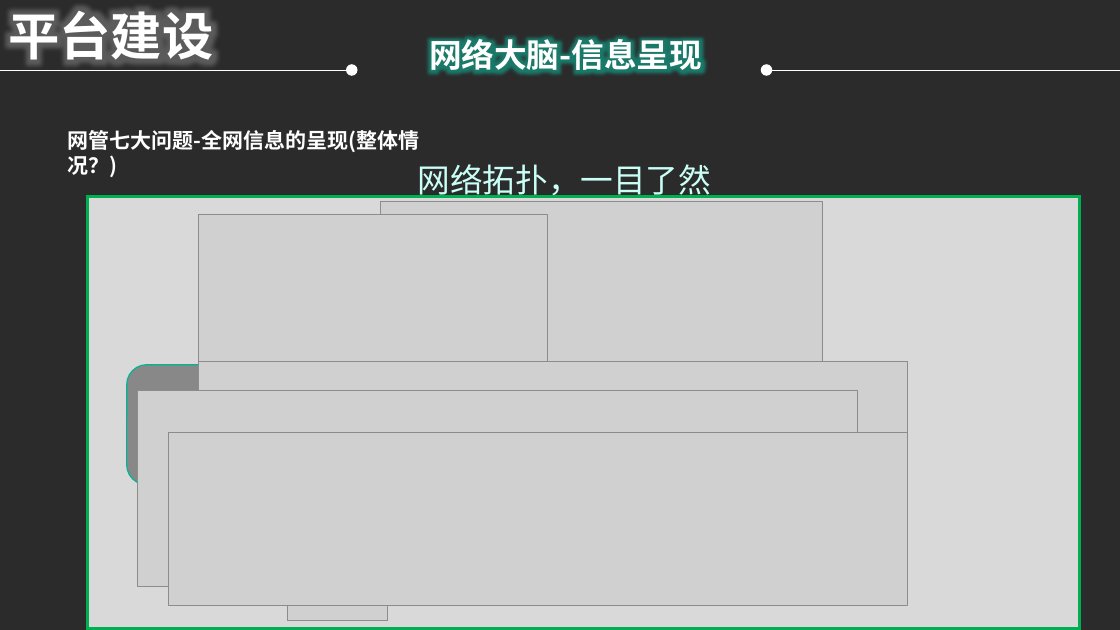
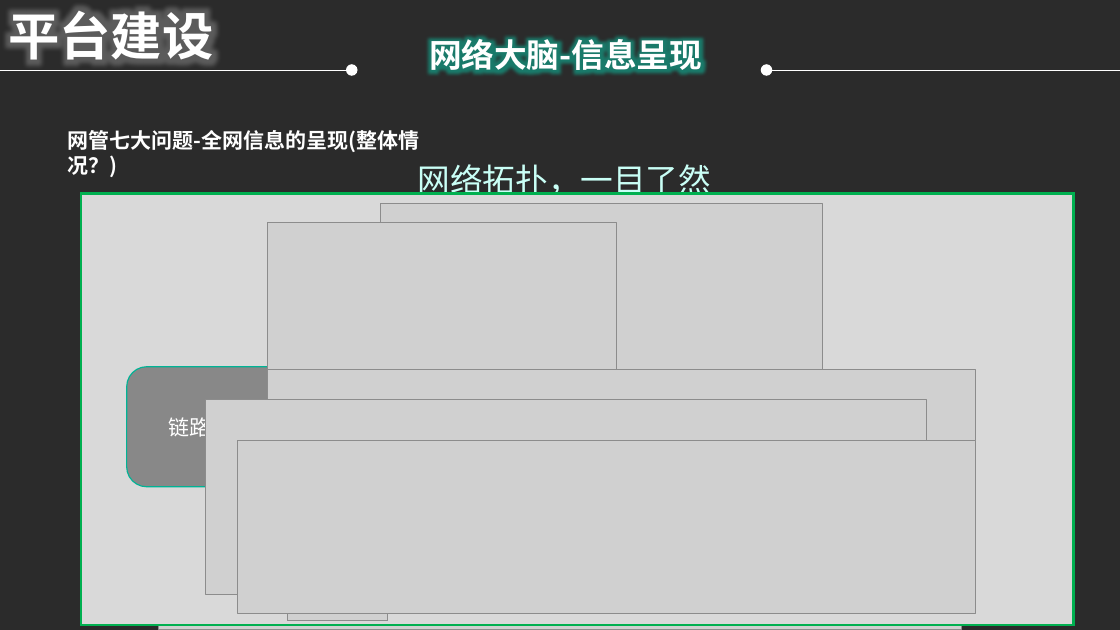
Before and after one commit to WeakX/ZHCM, a slide deck: slide 16 of PPT/(2018.04.08)基于大数据的智慧网络运维平台.pptx (slide 15 before the commit). Drawn at 1120x630 pixels with LibreOffice and Linux fonts; fonts in the diff are those of the drawing; grey boxes stand for pictures; background and template pictures are left out; a plain dark background stands for a picture behind light text. Boxes give left, top, right and bottom in pixels: in the first picture for what was removed or moved away, otherwise in the second. Text is boxed around its words. In the diff, an @@ line names an element or a change of style, - is before the commit and + after.

```diff
--- a/PPT/(2018.04.08)基于大数据的智慧网络运维平台.pptx
+++ b/PPT/(2018.04.08)基于大数据的智慧网络运维平台.pptx
@@ rectangle: place and size @@
-rectangle at (87,197,1080,628)
+rectangle at (81,193,1073,625)
@@ picture: place and size @@
-picture at (159,197,944,628)
+picture at (159,193,961,629)
@@ 3 pictures: place and size @@
-3 pictures at (137,214,907,586)
+3 pictures at (206,223,975,595)
@@ picture: place and size @@
-picture at (169,433,907,606)
+picture at (238,440,976,613)
```
Also in this commit, not shown: 1 slide added, 3 other files.
